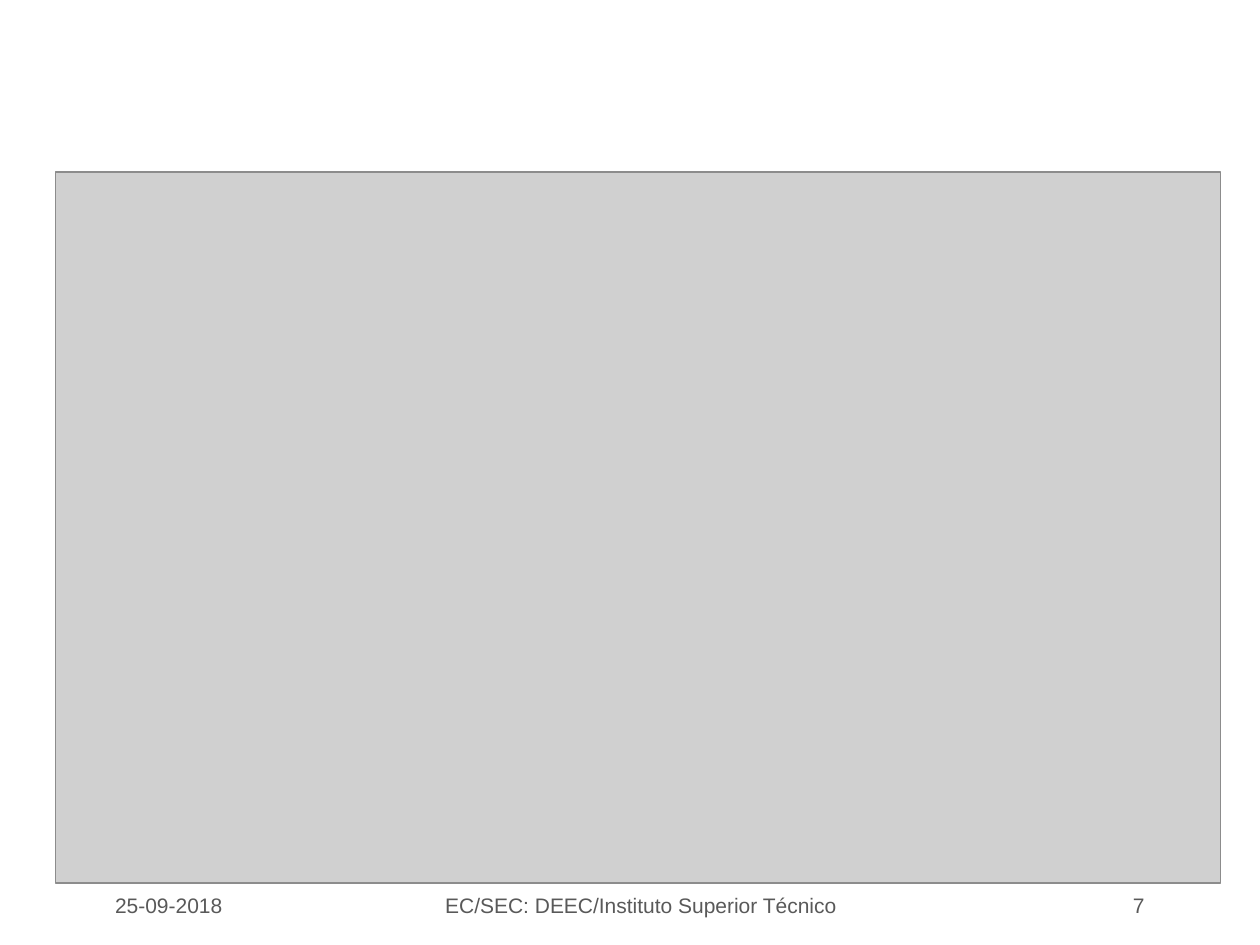
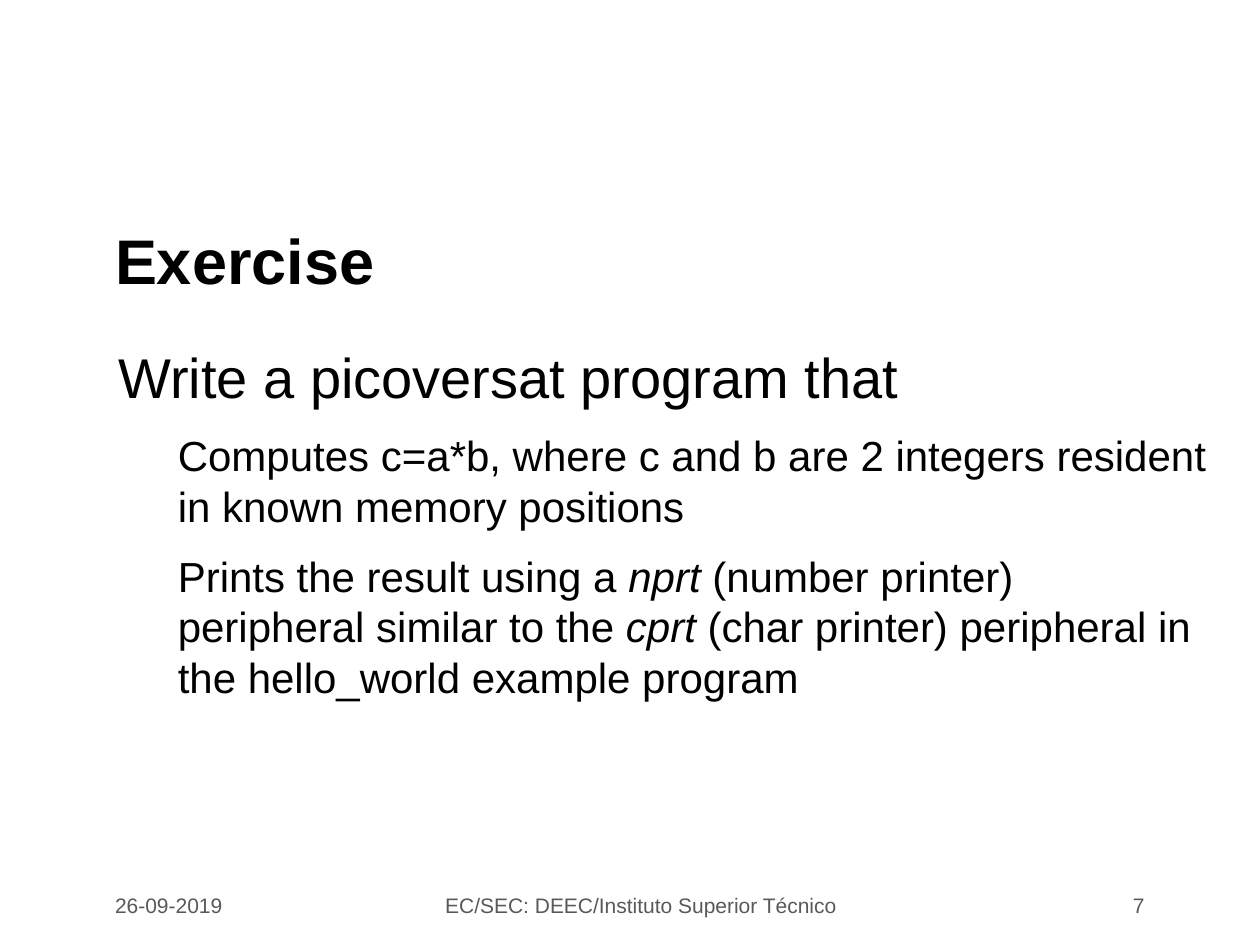
Before and after one commit to jjts/ist-sec, a slide deck: slide 7 of lectures/l3_picoVersat/l3.odp. Drawn at 1260x945 pixels with LibreOffice and Linux fonts; fonts in the diff are those of the drawing; grey boxes stand for pictures; background and template pictures are left out. Boxes give left, top, right and bottom in pixels: in the first picture for what was removed or moved away, otherwise in the second. Text is boxed around its words. In the diff, an @@ line names an element or a change of style, - is before the commit and + after.

```diff
--- a/lectures/l3_picoVersat/l3.odp
+++ b/lectures/l3_picoVersat/l3.odp
@@ picture removed at (55,173,1220,883) @@
@@ title added at (115,238,374,285), 36 pt, text #000000, bold @@
+Exercise
@@ text added at (118,357,1206,701), 24 pt, text #000000 @@
+● Write a picoversat program that
+  − Computes c=a*b, where c and b are 2 integers resident in known memory positions
+  − Prints the result using a nprt (number printer) peripheral similar to the cprt (char printer) peripheral in the hello_world example program
@@ text at (115,898,222,913): text changed @@
-25-09-2018
+26-09-2019
```
Also in this commit, not shown: 6 other slides changed, 2 other files.
